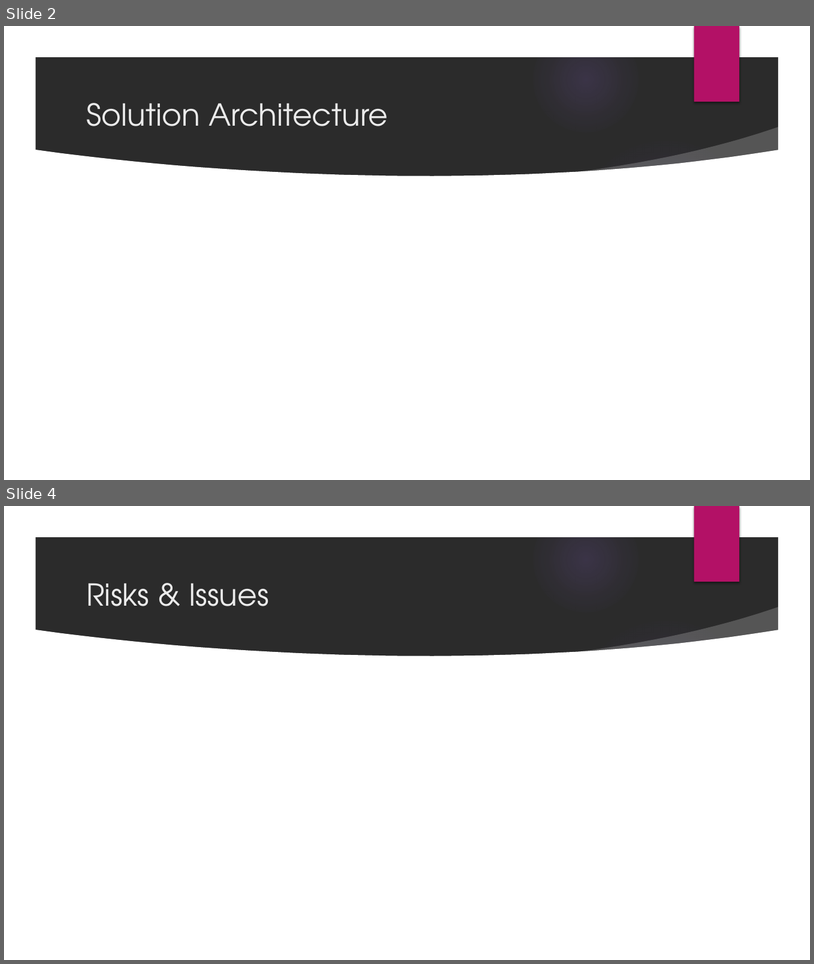
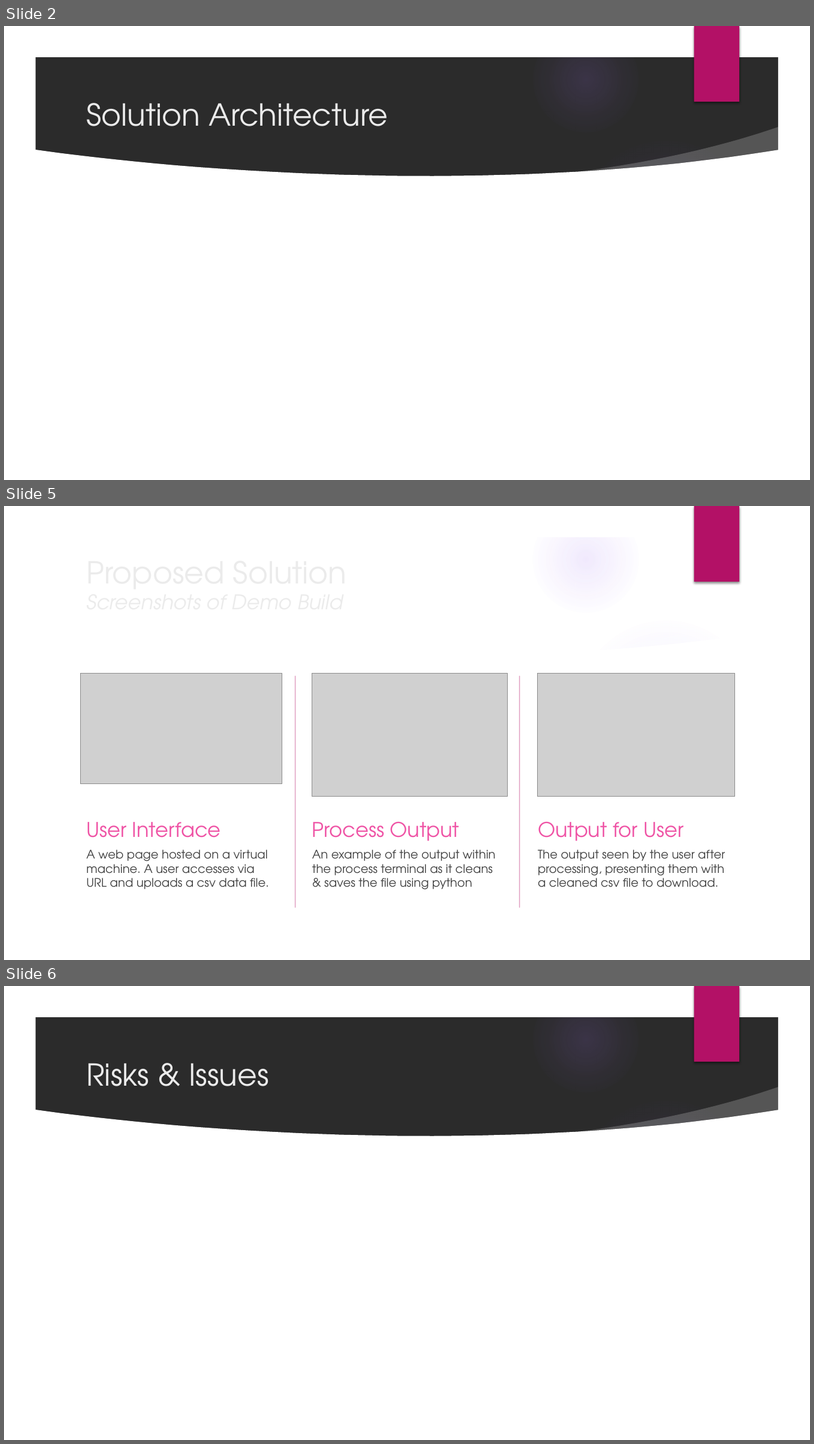
Before and after one commit to AM-SYFRS-DDAT/DE5M5, a slide deck: Presentation to Stakeholder/Library Data Solution.pptx. Shown one above the other, each under a label of ours: slides 2 and 4 before the commit, slides 2, 5 and 6 after it; the slides between them are not shown. The pictures are 814x964 and 814x1444 pixels, drawn with LibreOffice and Linux fonts; fonts in the diff are those of the drawing; grey boxes stand for pictures; background and template pictures are left out; a plain dark background stands for a picture behind light text. Boxes give left, top, right and bottom in pixels: in the first picture for what was removed or moved away, otherwise in the second. Text is boxed around its words. In the diff, an @@ line names an element or a change of style, - is before the commit and + after.

Commit message:
Updated presentation

```diff
--- a/Presentation to Stakeholder/Library Data Solution.pptx
+++ b/Presentation to Stakeholder/Library Data Solution.pptx
@@ slide 5 added at box(4, 506, 810, 960), background picture (left out); not listed: 9 template elements that a slide beside it also shows @@
@@ title added at box(80, 550, 777, 618), 24 pt, text #EBEBEB, italic @@
+Proposed Solution
+Screenshots of Demo Build
@@ picture added at box(80, 673, 282, 784) @@
@@ line added from (296, 676) to (296, 907), #B31166 1 pt @@
@@ picture added at box(312, 673, 508, 796) @@
@@ line added from (520, 676) to (520, 907), #B31166 1 pt @@
@@ picture added at box(538, 673, 736, 796) @@
@@ text added at box(86, 822, 221, 837), 24 pt, text #EF53A5 @@
+User Interface
@@ text added at box(312, 821, 460, 841), 24 pt, text #EF53A5 @@
+Process Output
@@ text added at box(538, 821, 684, 841), 24 pt, text #EF53A5 @@
+Output for User
@@ text added at box(86, 849, 269, 889), 14 pt, text #404040 @@
+A web page hosted on a virtual machine. A user accesses via URL and uploads a csv data file.
@@ text added at box(312, 849, 496, 889), 14 pt, text #404040 @@
+An example of the output within the process terminal as it cleans & saves the file using python
@@ text added at box(538, 849, 725, 887), 14 pt, text #404040 @@
+The output seen by the user after processing, presenting them with a cleaned csv file to download.
@@ what was slide 4 is now slide 6 @@
```
Also in this commit, not shown: 1 slide changed, 1 other slide added, 2 other files.
